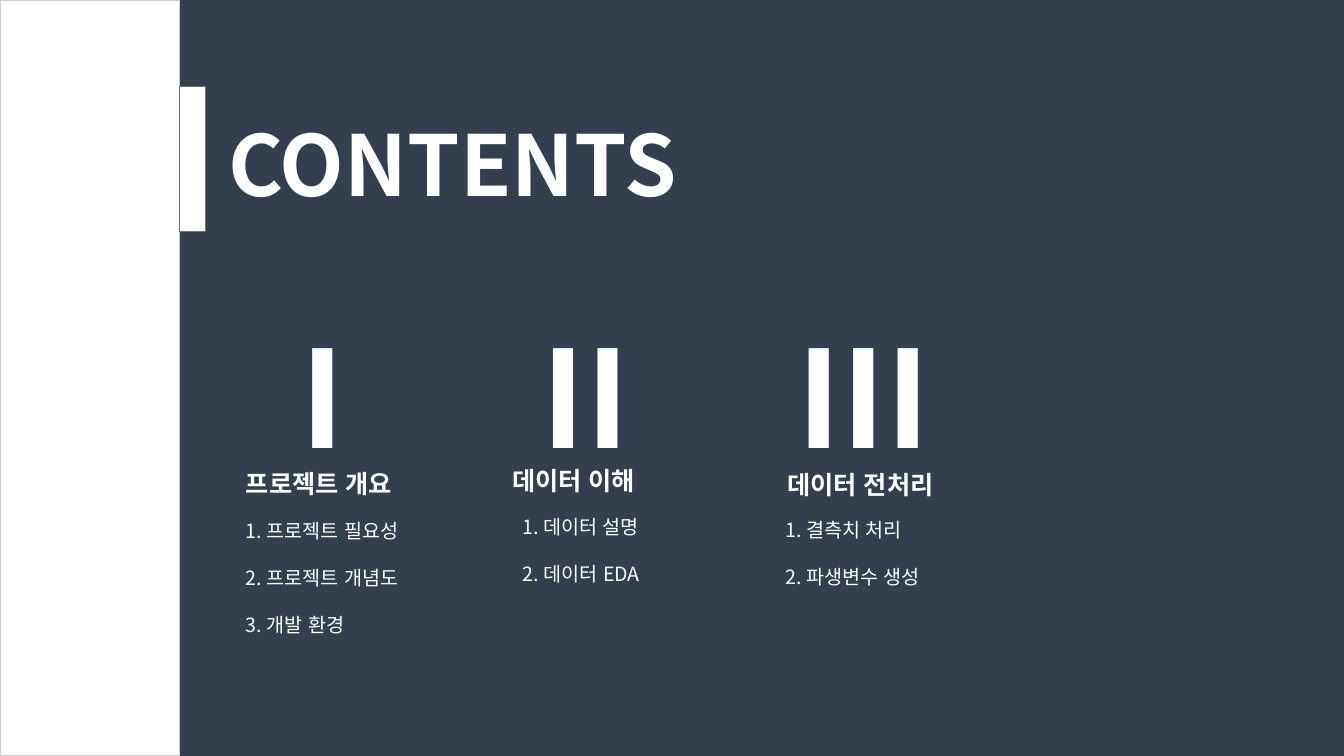
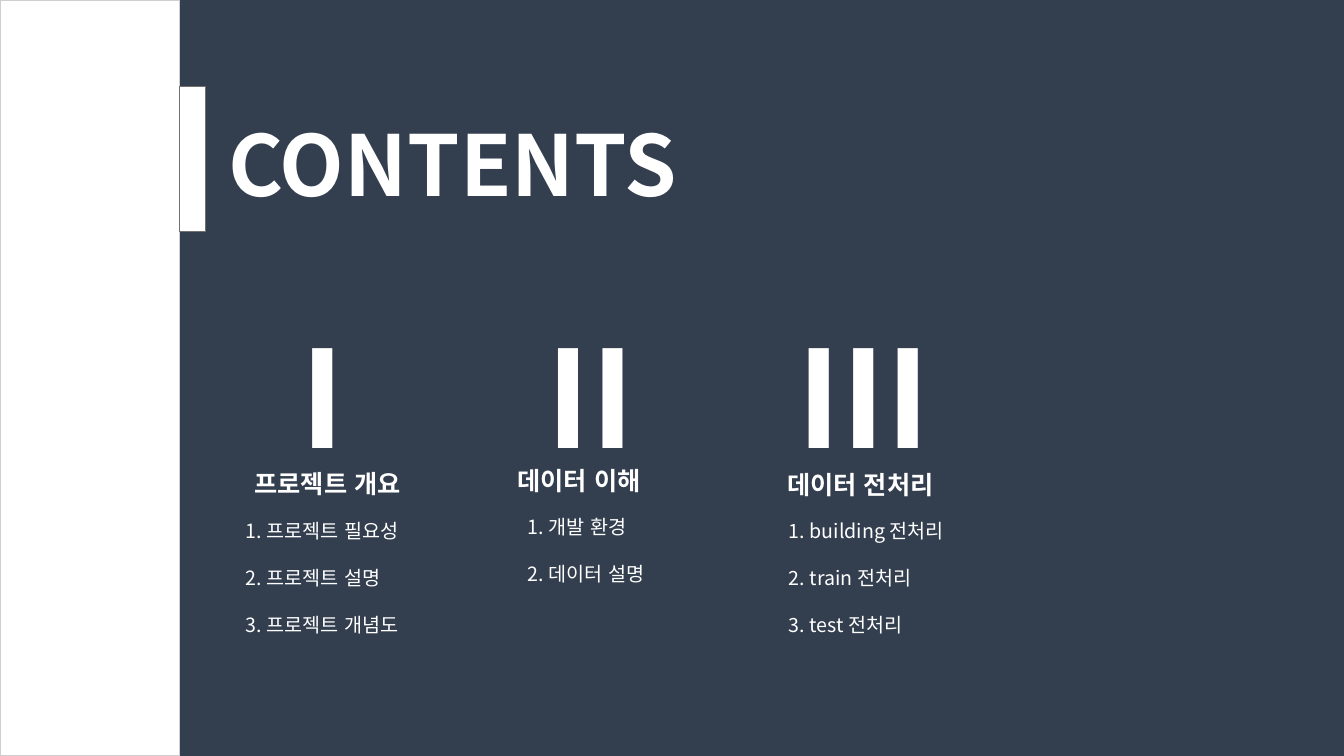
Before and after one commit to dongkieric98/-, a slide deck: slide 2 of electricity.pptx. Drawn at 1344x756 pixels with LibreOffice and Linux fonts; fonts in the diff are those of the drawing. Boxes give left, top, right and bottom in pixels: in the first picture for what was removed or moved away, otherwise in the second. Text is boxed around its words. In the diff, an @@ line names an element or a change of style, - is before the commit and + after.

```diff
--- a/electricity.pptx
+++ b/electricity.pptx
@@ text "Ⅱ": place and size @@
-text "Ⅱ" at bbox=[518, 348, 652, 482]
+text "Ⅱ" at bbox=[523, 348, 657, 482]
@@ text "프로젝트 개요" at bbox=[254, 472, 400, 496]: alignment left to centre @@
@@ text "데이터 이해": place and size @@
-text "데이터 이해" at bbox=[512, 469, 635, 493]
+text "데이터 이해" at bbox=[517, 469, 640, 493]
@@ text at bbox=[528, 517, 644, 583]: text changed @@
-1. 데이터 설명
-2. 데이터 EDA
+1. 개발 환경
+2. 데이터 설명
@@ text at bbox=[789, 521, 944, 634]: text changed @@
-1. 결측치 처리
-2. 파생변수 생성
+1. building 전처리
+2. train 전처리
+3. test 전처리
@@ text at bbox=[246, 568, 398, 634]: text changed @@
-2. 프로젝트 개념도
-3. 개발 환경
+2. 프로젝트 설명
+3. 프로젝트 개념도
```
Also in this commit, not shown: 8 other slides changed, 15 slides added, 4 other files.
